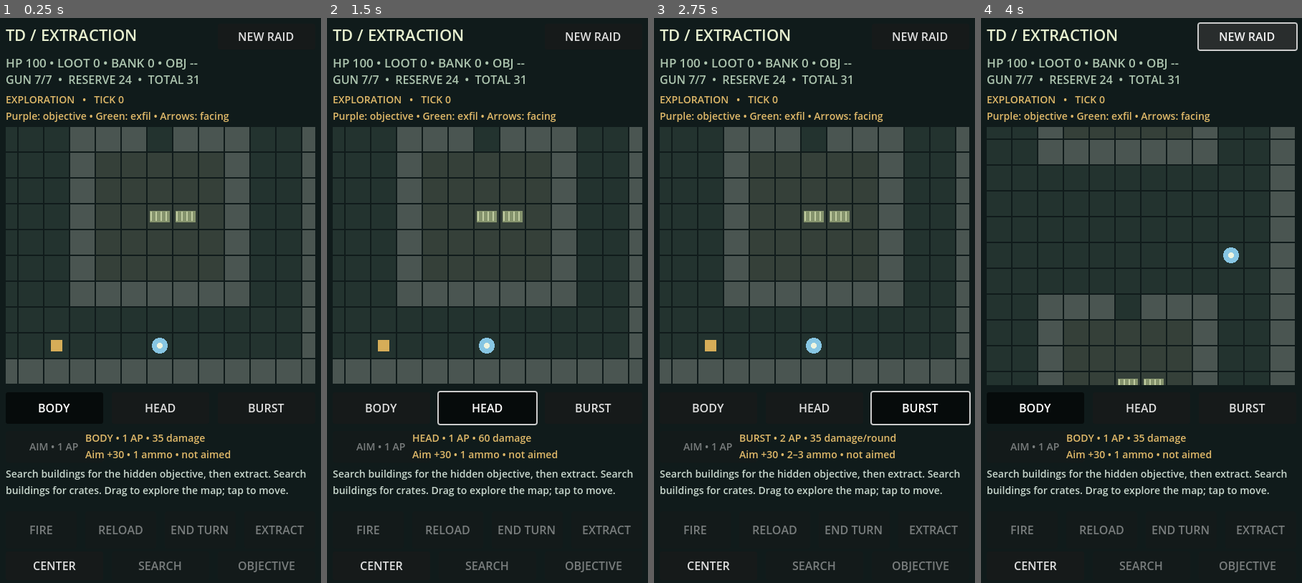
Above: before the commit, frames 1-4 (left to right).
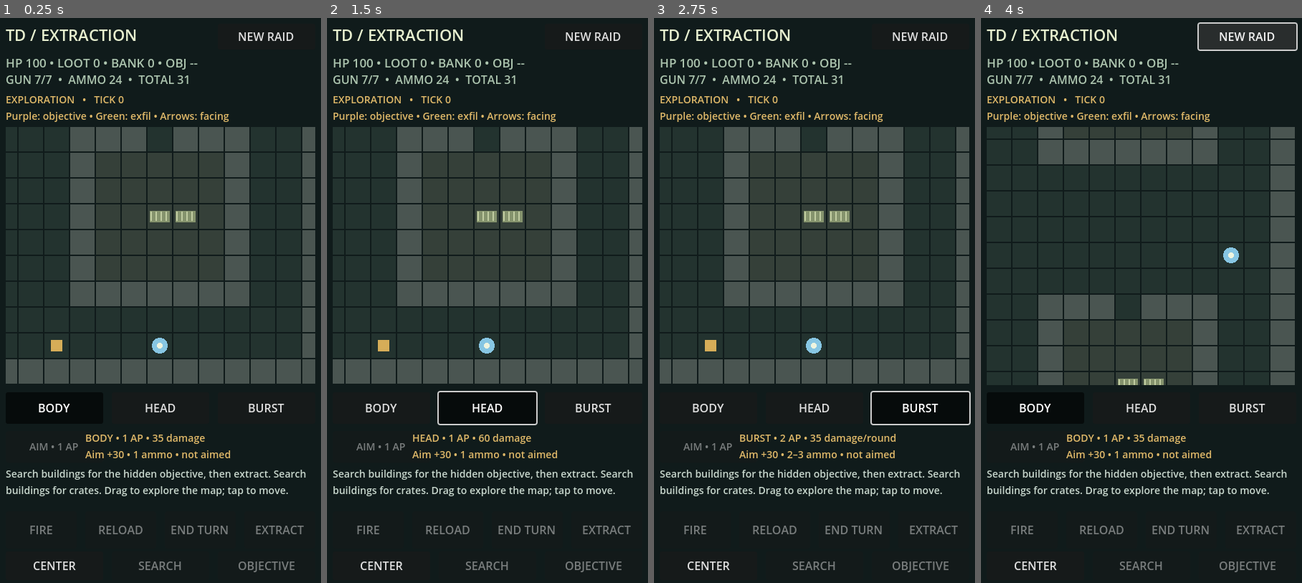
Above: after the commit, the same moments.

Repository: thenamelessguy77/TDExtract
Game: Godot game, scene res://main.tscn
The game is run twice, just before and just after one commit, with the same random seed, the same clock (stepped at 60 frames per second) and the same inputs.
Inputs:
- Up to frame 1 (0.25 s): no input
- Up to frame 2 (1.5 s): click "BODY" at 0.5 s; click "HEAD" at 1.25 s
- Up to frame 3 (2.75 s): click "BURST" at 2 s
- Up to frame 4 (4 s): click "NEW RAID" at 2.75 s; click "NEW RAID" at 3.5 s

The runs differ from the first frame. In frame 1, 0.3% of the frame differs, in the area x 21-62%, y 10-12%; in frame 2, 0.3%; in frame 3, 0.3%; in frame 4, 0.3%.

Commit message:
Rename spare ammo HUD and keep spotting guards visible at contact

Diff:
--- a/main.gd
+++ b/main.gd
@@ -418,21 +418,30 @@
 		e.pos += direction
 
 func world_tick():
-	var spotted = false
+	var spotted_guards: Array[Dictionary] = []
 	for e in enemies:
 		if enemy_can_see_player(e):
 			spot_player(e)
-			spotted = true
+			spotted_guards.append(e)
 	for e in enemies:
-		if e.hp > 0:
+		# A guard that sees the operator reacts in place instead of wandering away.
+		if e.hp > 0 and not spotted_guards.has(e):
 			patrol_step(e)
 	for e in enemies:
 		if enemy_can_see_player(e):
 			spot_player(e)
-			spotted = true
-	if spotted:
+			if not spotted_guards.has(e):
+				spotted_guards.append(e)
+	if not spotted_guards.is_empty():
 		enter_combat()
-		message = "Enemy patrol spotted you. Combat begins."
+		focus_contact(spotted_guards[0])
+		message = "Enemy patrol spotted you. Highlighted the guard; choose an attack."
+
+func focus_contact(e: Dictionary):
+	selected = enemies.find(e)
+	camera = (Vector2(player) + Vector2(e.pos)) * CELL / 2 + Vector2(18, 18) - MAP_VIEW_SIZE / 2
+	clamp_camera()
+	map_view.queue_redraw()
 
 func choose_shot(mode: int):
 	if mode < 0 or mode >= SHOT_PROFILES.size():
@@ -539,6 +548,11 @@
 		for e in enemies:
 			e.alerted = false
 		message = "Contact broken. Exploration resumes; patrols advance when you move."
+	if combat and not finished:
+		for e in enemies:
+			if enemy_can_see_player(e):
+				focus_contact(e)
+				break
 	refresh()
 
 func extract():
@@ -559,8 +573,10 @@
 func refresh():
 	if not is_instance_valid(status):
 		return
+	if selected >= 0 and (selected >= enemies.size() or not visible(enemies[selected])):
+		selected = -1
 	status.text = "HP %d • LOOT %d • BANK %d • OBJ %s" % [hp, cargo, stash, "OK" if objective_collected else "--"]
-	ammo_status.text = "GUN %d/%d  •  RESERVE %d  •  TOTAL %d" % [ammo, MAGAZINE_CAPACITY, reserve, ammo + reserve]
+	ammo_status.text = "GUN %d/%d  •  AMMO %d  •  TOTAL %d" % [ammo, MAGAZINE_CAPACITY, reserve, ammo + reserve]
 	reload_button.tooltip_text = "Reload: 2 AP" if combat else "Reload: 1 world tick"
 	intel.text = ("COMBAT • %d AP (max 8)" % ap) if combat else "EXPLORATION   •   TICK %d" % ticks
 	if aiming:
--- a/tests/smoke.gd
+++ b/tests/smoke.gd
@@ -80,6 +80,7 @@
 		assert(game.distance(game.player, game.exfil) >= 8)
 		game.enemies.clear()
 		assert(not game.path_to(game.exfil).is_empty(), "Extraction must be connected to insertion")
+	assert(test_spotting_visibility(game), "Spotting visibility checks must complete")
 	assert(test_automatic_combat_end(game), "Automatic combat exit checks must complete")
 	assert(test_corner_peeking(game), "Peeking checks must complete")
 	assert(test_full_wall_corners(game), "Corner-cover checks must complete")
@@ -96,7 +97,7 @@
 func test_ammo(game) -> bool:
 	game.new_raid()
 	assert(game.ammo == 7 and game.reserve == 24)
-	assert(game.ammo_status.text == "GUN 7/7  •  RESERVE 24  •  TOTAL 31")
+	assert(game.ammo_status.text == "GUN 7/7  •  AMMO 24  •  TOTAL 31")
 	game.enemies.clear()
 	game.player = Vector2i(1, 1)
 	game.exfil = Vector2i(10, 10)
@@ -147,7 +148,7 @@
 	game.selected = 0
 	game.shoot()
 	assert(game.ammo == 0 and game.reserve == 7 and game.ap == 1)
-	assert(game.ammo_status.text == "GUN 0/7  •  RESERVE 7  •  TOTAL 7")
+	assert(game.ammo_status.text == "GUN 0/7  •  AMMO 7  •  TOTAL 7")
 	game.shoot()
 	assert(game.ap == 1, "An empty gun cannot fire reserve rounds")
 	game.finished = true
@@ -608,3 +609,33 @@
 	assert(game.ap == 7, "Banked AP above four is retained")
 	print("PASS: automatic exit after final kill, distant unengaged patrols ignored, surviving threats retained, no extra enemy turn/tick/AP grant, body loot and Aim preserved, fresh engagement AP")
 	return true
+
+func test_spotting_visibility(game) -> bool:
+	game.new_raid()
+	game.enemies.clear()
+	game.player = Vector2i(1, 1)
+	var guard = {"pos": Vector2i(7, 1), "hp": 60, "facing": Vector2i.LEFT}
+	game.enemies.append(guard)
+	game.camera = Vector2(432, 504)
+	assert(game.enemy_can_see_player(guard))
+	game.world_tick()
+	assert(game.combat and guard.pos == Vector2i(7, 1) and guard.facing == Vector2i.LEFT)
+	assert(game.visible(guard) and game.selected == 0 and game.can_fire())
+	var viewport = Rect2(game.camera, game.MAP_VIEW_SIZE)
+	assert(viewport.has_point(Vector2(game.player) * game.CELL + Vector2(18, 18)))
+	assert(viewport.has_point(Vector2(guard.pos) * game.CELL + Vector2(18, 18)), "Spotter must be in the scrolled view")
+	game.camera = Vector2(432, 504)
+	game.ap = 0
+	game.enemy_turn()
+	assert(game.visible(guard) and game.selected == 0)
+	assert(Rect2(game.camera, game.MAP_VIEW_SIZE).has_point(Vector2(guard.pos) * game.CELL + Vector2(18, 18)))
+	# Move-to contact must stop with the detector still drawable and selectable.
+	game.new_raid()
+	game.enemies.clear()
+	game.player = Vector2i(1, 1)
+	game.enemies.append({"pos": Vector2i(7, 1), "hp": 60, "facing": Vector2i.LEFT})
+	game.move_to(Vector2i(5, 1))
+	assert(game.combat and game.player == Vector2i(2, 1) and game.visible(game.enemies[0]))
+	assert(game.selected == 0)
+	print("PASS: ammo HUD wording, reciprocal spotting, detectors hold position, automatic targeting and camera framing, contact interrupts movement, threats framed after enemy turn")
+	return true
Not shown, changed: DESIGN.md
Not shown, changed: README.md
